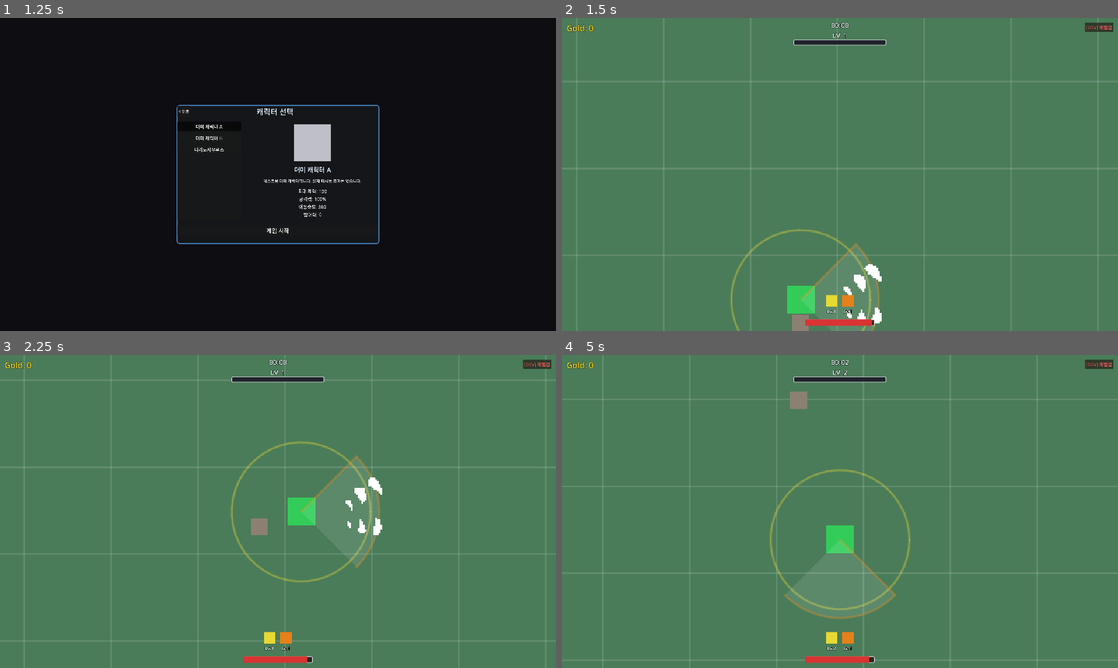
Above: before the commit, frames 1-4 (two rows, left to right).
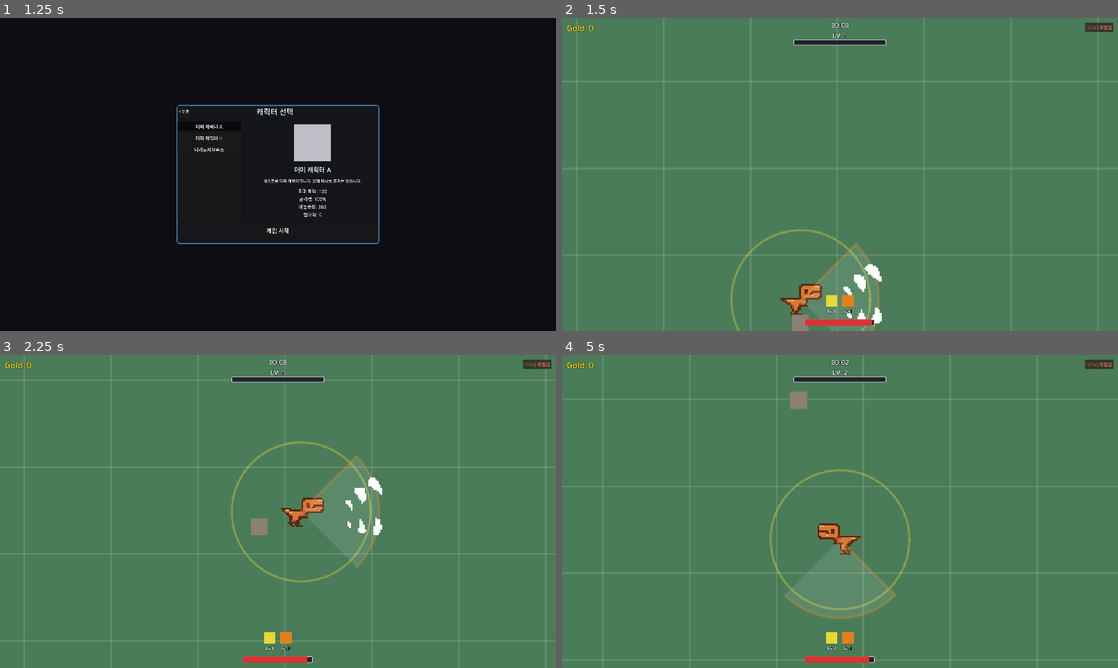
Above: after the commit, the same moments.

Repository: seunnna7/DinoSurvivor
Game: Godot game, scene res://scenes/main/MainMenu.tscn
Two runs of this game, one before a commit and one after it. Both use one fixed random seed, a clock stepped at 60 frames per second and the inputs below.
Inputs (mouse positions are in pixels of both pictures, inside the frame that each line leads up to):
- Up to frame 1 (1.25 s): click "게임 시작" at 0.5 s
- Up to frame 2 (1.5 s): click "게임 시작" at 1.25 s
- Up to frame 3 (2.25 s): hold Right (ui_right) from 2.03 s (still down)
- Up to frame 4 (5 s): release Right (ui_right) at 2.75 s; click "[DEV] 레벨업" at 2.75 s; click (773, 511) at 3.5 s; hold Down (ui_down) from 4.28 s (still down)

Frame 1 is identical in both runs. In frame 2, 0.5% of the frame differs, in the area x 39-47%, y 84-96%; in frame 3, 0.5%; in frame 4, 0.6%, in the area x 46-54%, y 53-64%.

Commit message:
design: 캐릭터 이미지 추가

Diff:
--- a/dino-survivor-develop/scenes/entities/Player.tscn
+++ b/dino-survivor-develop/scenes/entities/Player.tscn
@@ -1,23 +1,121 @@
-[gd_scene load_steps=5 format=3]
+[gd_scene load_steps=20 format=3]
 
 [ext_resource type="Script" path="res://scripts/entities/player.gd" id="1_player"]
 [ext_resource type="Script" path="res://scripts/systems/skill_controller.gd" id="2_skillctrl"]
 [ext_resource type="Resource" path="res://data/species/trex.tres" id="3_species"]
+[ext_resource type="Texture2D" uid="uid://duemvnp2uolrq" path="res://assets/art/trex_standing-Sheet.png" id="4_standing"]
+[ext_resource type="Texture2D" uid="uid://bdxecpdilkr5b" path="res://assets/art/trex_walking-Sheet.png" id="5_walking"]
 
 [sub_resource type="CircleShape2D" id="CircleShape2D_player"]
 radius = 16.0
+
+[sub_resource type="AtlasTexture" id="AtlasTexture_stand_0"]
+atlas = ExtResource("4_standing")
+region = Rect2(0, 0, 26, 26)
+
+[sub_resource type="AtlasTexture" id="AtlasTexture_stand_1"]
+atlas = ExtResource("4_standing")
+region = Rect2(26, 0, 26, 26)
+
+[sub_resource type="AtlasTexture" id="AtlasTexture_stand_2"]
+atlas = ExtResource("4_standing")
+region = Rect2(52, 0, 26, 26)
+
+[sub_resource type="AtlasTexture" id="AtlasTexture_stand_3"]
+atlas = ExtResource("4_standing")
+region = Rect2(78, 0, 26, 26)
+
+[sub_resource type="AtlasTexture" id="AtlasTexture_walk_0"]
+atlas = ExtResource("5_walking")
+region = Rect2(0, 0, 26, 26)
+
+[sub_resource type="AtlasTexture" id="AtlasTexture_walk_1"]
+atlas = ExtResource("5_walking")
+region = Rect2(26, 0, 26, 26)
+
+[sub_resource type="AtlasTexture" id="AtlasTexture_walk_2"]
+atlas = ExtResource("5_walking")
+region = Rect2(52, 0, 26, 26)
+
+[sub_resource type="AtlasTexture" id="AtlasTexture_walk_3"]
+atlas = ExtResource("5_walking")
+region = Rect2(78, 0, 26, 26)
+
+[sub_resource type="AtlasTexture" id="AtlasTexture_walk_4"]
+atlas = ExtResource("5_walking")
+region = Rect2(104, 0, 26, 26)
+
+[sub_resource type="AtlasTexture" id="AtlasTexture_walk_5"]
+atlas = ExtResource("5_walking")
+region = Rect2(130, 0, 26, 26)
+
+[sub_resource type="AtlasTexture" id="AtlasTexture_walk_6"]
+atlas = ExtResource("5_walking")
+region = Rect2(156, 0, 26, 26)
+
+[sub_resource type="AtlasTexture" id="AtlasTexture_walk_7"]
+atlas = ExtResource("5_walking")
+region = Rect2(182, 0, 26, 26)
+
+[sub_resource type="SpriteFrames" id="SpriteFrames_trex"]
+animations = [{
+"frames": [{
+"duration": 1.0,
+"texture": SubResource("AtlasTexture_stand_0")
+}, {
+"duration": 1.0,
+"texture": SubResource("AtlasTexture_stand_1")
+}, {
+"duration": 1.0,
+"texture": SubResource("AtlasTexture_stand_2")
+}, {
+"duration": 1.0,
+"texture": SubResource("AtlasTexture_stand_3")
+}],
+"loop": true,
+"name": &"standing",
+"speed": 4.0
+}, {
+"frames": [{
+"duration": 1.0,
+"texture": SubResource("AtlasTexture_walk_0")
+}, {
+"duration": 1.0,
+"texture": SubResource("AtlasTexture_walk_1")
+}, {
+"duration": 1.0,
+"texture": SubResource("AtlasTexture_walk_2")
+}, {
+"duration": 1.0,
+"texture": SubResource("AtlasTexture_walk_3")
+}, {
+"duration": 1.0,
+"texture": SubResource("AtlasTexture_walk_4")
+}, {
+"duration": 1.0,
+"texture": SubResource("AtlasTexture_walk_5")
+}, {
+"duration": 1.0,
+"texture": SubResource("AtlasTexture_walk_6")
+}, {
+"duration": 1.0,
+"texture": SubResource("AtlasTexture_walk_7")
+}],
+"loop": true,
+"name": &"walking",
+"speed": 10.0
+}]
 
 [node name="Player" type="CharacterBody2D"]
 script = ExtResource("1_player")
 species = ExtResource("3_species")
 
-[node name="Visual" type="ColorRect" parent="."]
-offset_left = -16.0
-offset_top = -16.0
-offset_right = 16.0
-offset_bottom = 16.0
-color = Color(0.2, 0.8, 0.35, 1)
-mouse_filter = 2
+[node name="Visual" type="AnimatedSprite2D" parent="."]
+texture_filter = 1
+scale = Vector2(2, 2)
+sprite_frames = SubResource("SpriteFrames_trex")
+animation = &"standing"
+autoplay = "standing"
 
 [node name="CollisionShape2D" type="CollisionShape2D" parent="."]
 shape = SubResource("CircleShape2D_player")
--- a/dino-survivor-develop/scripts/entities/player.gd
+++ b/dino-survivor-develop/scripts/entities/player.gd
@@ -23,7 +23,7 @@
 var _invincibility_timer: float = 0.0
 var _flicker_timer: float = 0.0
 
-@onready var visual: ColorRect = $Visual
+@onready var visual: AnimatedSprite2D = $Visual
 
 func _ready() -> void:
 	add_to_group("player")  # WaveManager/Enemy가 플레이어를 찾을 때 이 그룹을 사용
@@ -31,6 +31,7 @@
 	max_health = StatCalculator.compute(StatTypes.DEFAULT_VALUE[&"max_health"], &"max_health", _modifiers())
 	health = max_health
 	health_changed.emit(health, max_health)
+	_update_visual(Vector2.ZERO)
 
 ## 종족 패시브 + 메타 강화에서 나온 StatModifierData를 모아 실제 스탯에 반영.
 ## 지금은 이 둘만 반영하지만, 나중에 스탠스/숙련도도 같은 배열에 더하면 됩니다.
@@ -55,7 +56,16 @@
 	move_and_slide()
 	if input_dir != Vector2.ZERO:
 		facing_direction = input_dir.normalized()
+	_update_visual(input_dir)
 	_process_invincibility(delta)
+
+## 스프라이트 시트는 왼쪽을 바라보는 기준으로 그려져 있어서, bite_hit_effect.gd와 동일한 규칙으로
+## facing_direction.x가 양수(오른쪽)일 때만 flip_h를 켭니다.
+func _update_visual(input_dir: Vector2) -> void:
+	visual.flip_h = facing_direction.x > 0.0
+	var next_animation: StringName = &"walking" if input_dir != Vector2.ZERO else &"standing"
+	if visual.animation != next_animation:
+		visual.play(next_animation)
 
 func _process_invincibility(delta: float) -> void:
 	if not is_invincible:
Binary file added: dino-survivor-develop/assets/art/trex_standing-Sheet.png
Not shown, added: dino-survivor-develop/assets/art/trex_standing-Sheet.png.import
Binary file added: dino-survivor-develop/assets/art/trex_walking-Sheet.png
Not shown, added: dino-survivor-develop/assets/art/trex_walking-Sheet.png.import
